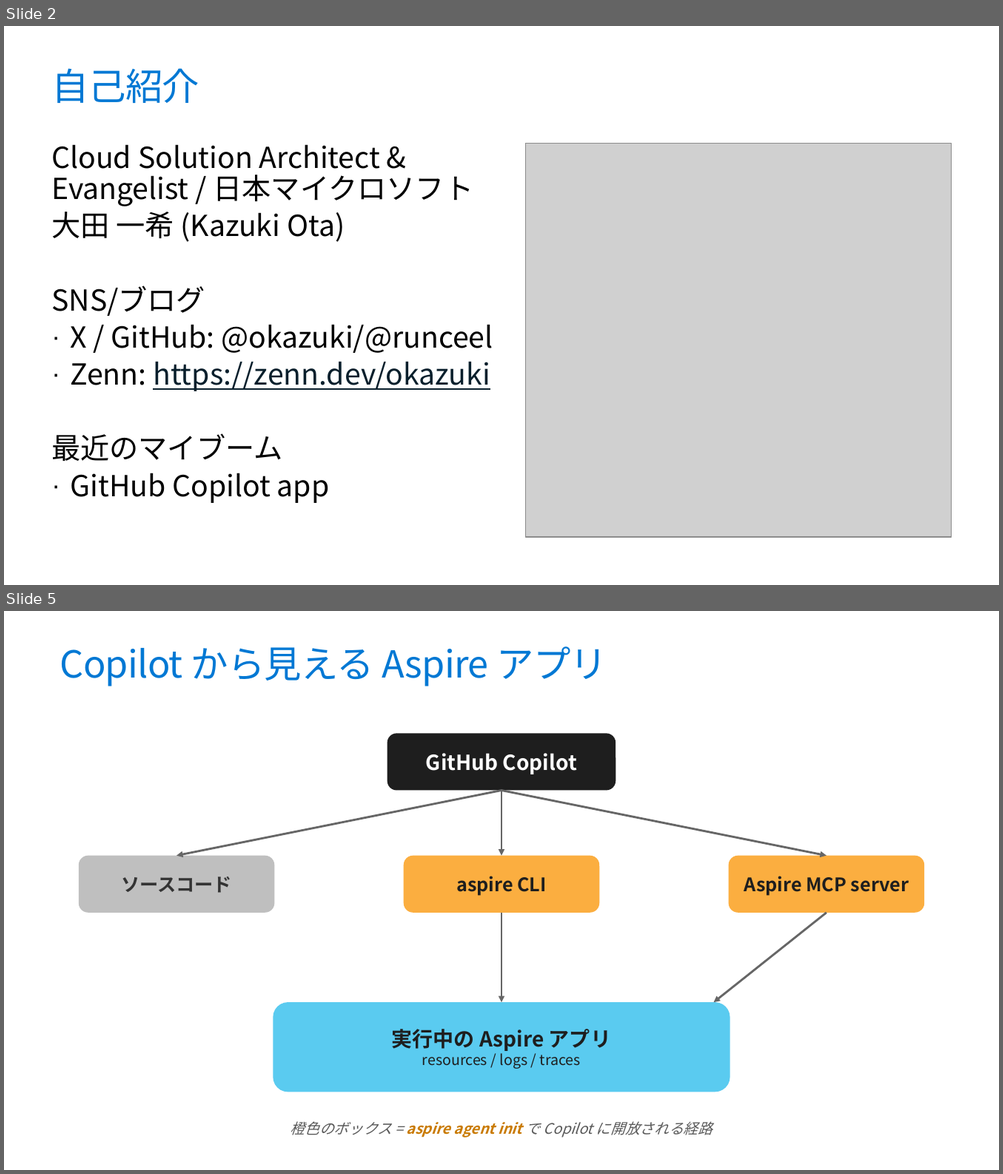
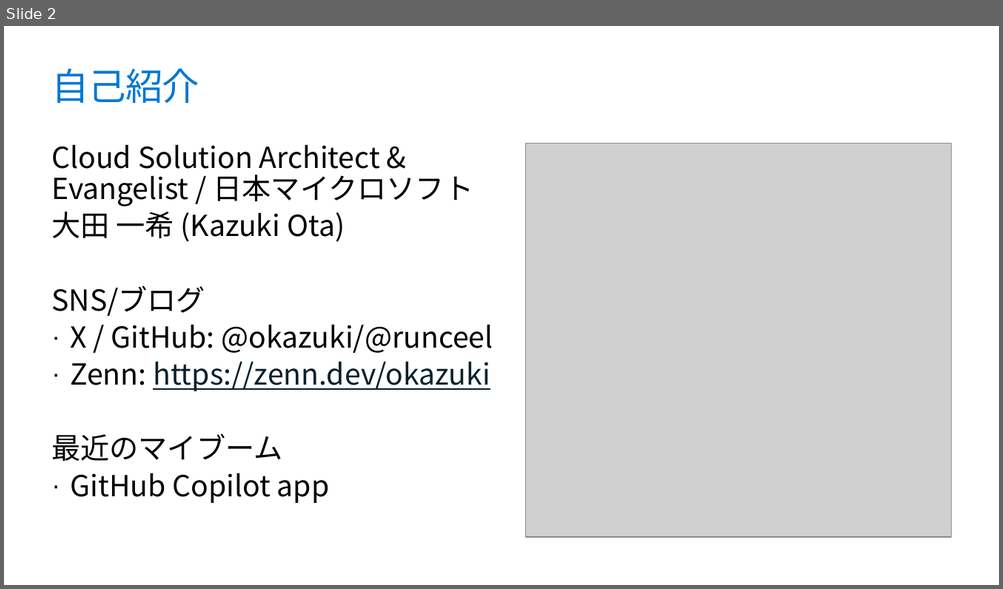
Before and after one commit to runceel/super-dotnet-new-01, a slide deck: slides.pptx. Shown one above the other, each under a label of ours: slides 2 and 5 before the commit, slide 2 after it; the slides between them are not shown. The pictures are 1003x1174 and 1003x589 pixels, drawn with LibreOffice and Linux fonts; fonts in the diff are those of the drawing; grey boxes stand for pictures; background and template pictures are left out. Boxes give left, top, right and bottom in pixels: in the first picture for what was removed or moved away, otherwise in the second. Text is boxed around its words. In the diff, an @@ line names an element or a change of style, - is before the commit and + after.

```diff
--- a/slides.pptx
+++ b/slides.pptx
@@ slide 5 removed at (4,611,999,1170), background #FFFFFF @@
@@ title removed at (60,647,607,686) @@
-Copilot から見える Aspire アプリ
@@ rounded rectangle removed at (387,733,616,791) @@
-GitHub Copilot
@@ arrow removed from (502, 791) to (176, 856) @@
@@ arrow removed from (502, 791) to (502, 856) @@
@@ arrow removed from (502, 791) to (826, 856) @@
@@ rounded rectangle removed at (79,856,274,913) @@
-ソースコード
@@ rounded rectangle removed at (403,856,599,913) @@
-aspire CLI
@@ rounded rectangle removed at (728,856,924,913) @@
-Aspire MCP server
@@ arrow removed from (502, 913) to (502, 1002) @@
@@ arrow removed from (826, 913) to (714, 1002) @@
@@ rounded rectangle removed at (273,1002,729,1092) @@
-実行中の Aspire アプリ
-resources / logs / traces
@@ text removed at (290,1122,712,1138) @@
-橙色のボックス = aspire agent init で Copilot に開放される経路
```
Also in this commit, not shown: 3 slides changed, 3 slides added, 3 other slides removed.
